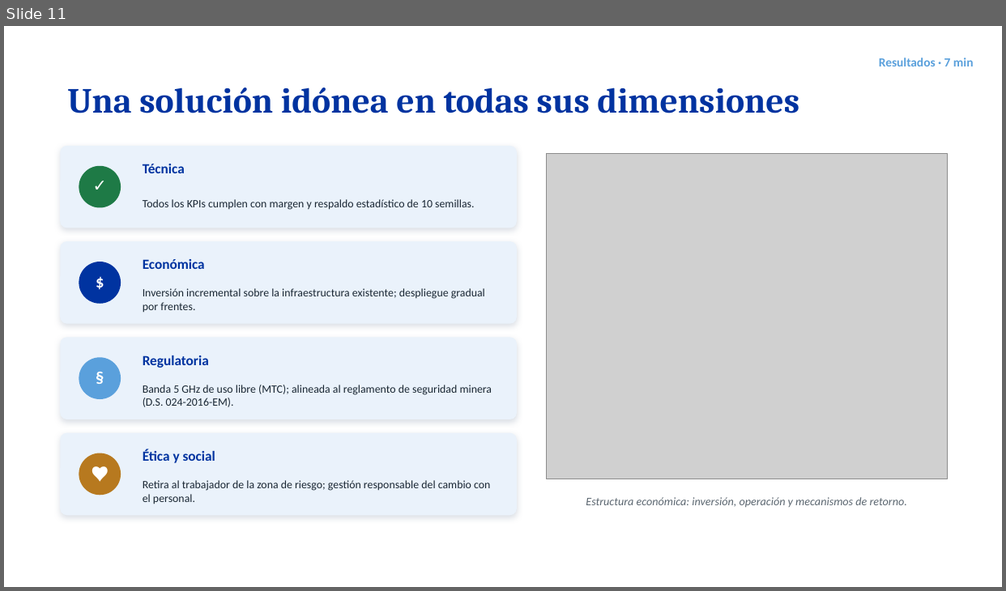
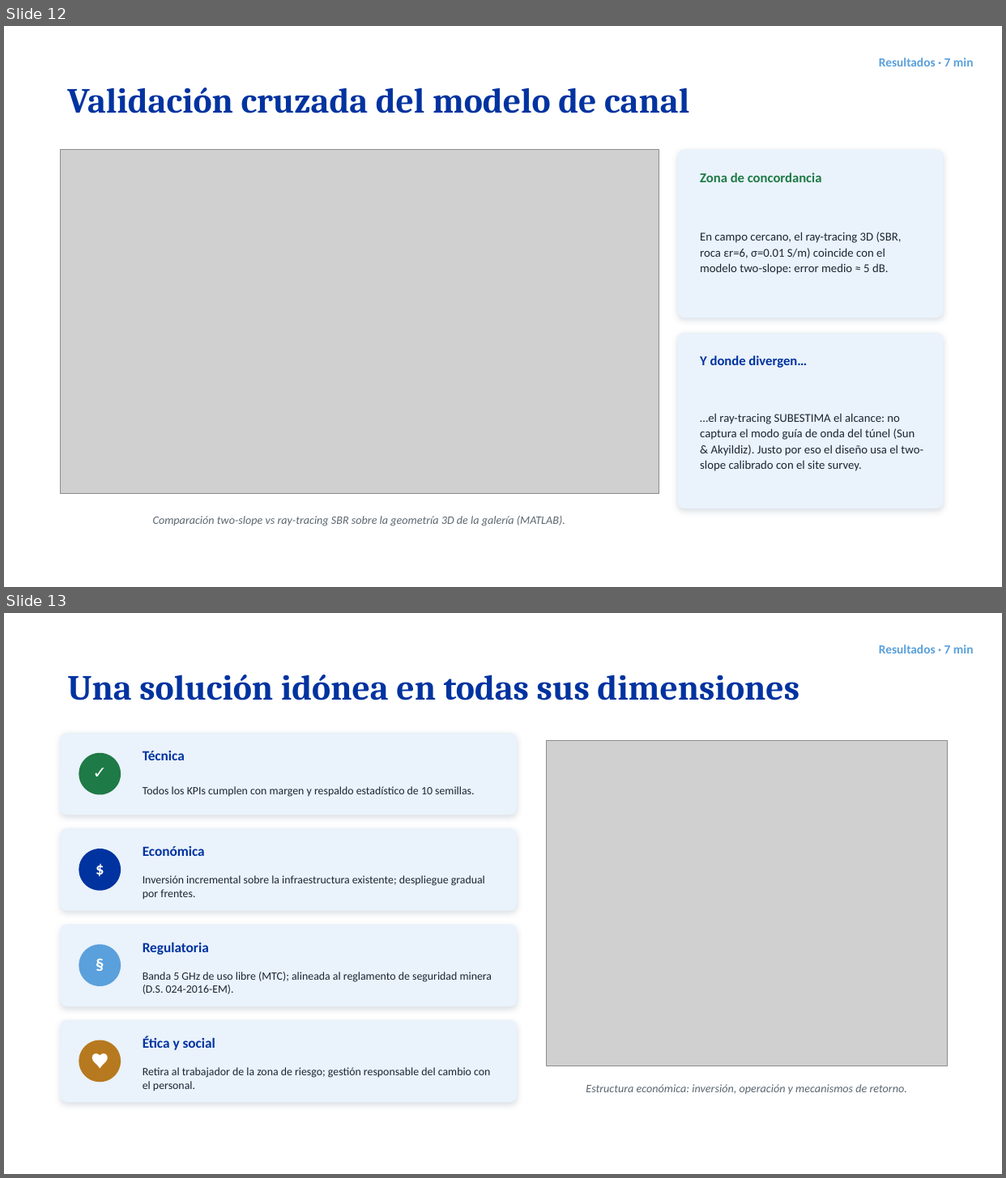
Before and after one commit to AdrianLopez012/tesis-lhd-802.11ac, a slide deck: fase4/presentacion/sustentacion_tesis_v2.pptx. Shown one above the other, each under a label of ours: slide 11 before the commit, slides 12 and 13 after it. The pictures are 1006x591 and 1006x1178 pixels, drawn with LibreOffice and Linux fonts; fonts in the diff are those of the drawing; grey boxes stand for pictures. Boxes give left, top, right and bottom in pixels: in the first picture for what was removed or moved away, otherwise in the second. Text is boxed around its words. In the diff, an @@ line names an element or a change of style, - is before the commit and + after.

```diff
--- a/fase4/presentacion/sustentacion_tesis_v2.pptx
+++ b/fase4/presentacion/sustentacion_tesis_v2.pptx
@@ slide 12 added at bbox=[4, 26, 1002, 587], background #FFFFFF @@
@@ text added at bbox=[879, 58, 974, 66], 12 pt, text #5AA0DC, bold @@
+Resultados · 7 min
@@ text added at bbox=[67, 88, 689, 113], 34 pt, text #0033A0, bold @@
+Validación cruzada del modelo de canal
@@ picture added at bbox=[60, 149, 659, 494] @@
@@ rounded rectangle added at bbox=[678, 149, 944, 318], fill #EAF2FB @@
@@ text added at bbox=[700, 173, 822, 182], 13 pt, text #1E7A46, bold @@
+Zona de concordancia
@@ text added at bbox=[700, 232, 901, 275], 11.5 pt, text #1A2733 @@
+En campo cercano, el ray-tracing 3D (SBR, roca εr=6, σ=0.01 S/m) coincide con el modelo two-slope: error medio ≈ 5 dB.
@@ rounded rectangle added at bbox=[678, 333, 944, 509], fill #EAF2FB @@
@@ text added at bbox=[700, 356, 807, 368], 13 pt, text #0033A0, bold @@
+Y donde divergen…
@@ text added at bbox=[700, 413, 923, 472], 11.5 pt, text #1A2733 @@
+…el ray-tracing SUBESTIMA el alcance: no captura el modo guía de onda del túnel (Sun & Akyildiz). Justo por eso el diseño usa el two-slope calibrado con el site survey.
@@ text added at bbox=[153, 516, 565, 527], 11 pt, text #5B6670, italic @@
+Comparación two-slope vs ray-tracing SBR sobre la geometría 3D de la galería (MATLAB).
@@ what was slide 11 is now slide 13 @@
```
Also in this commit, not shown: 1 other slide added, 10 other files.
